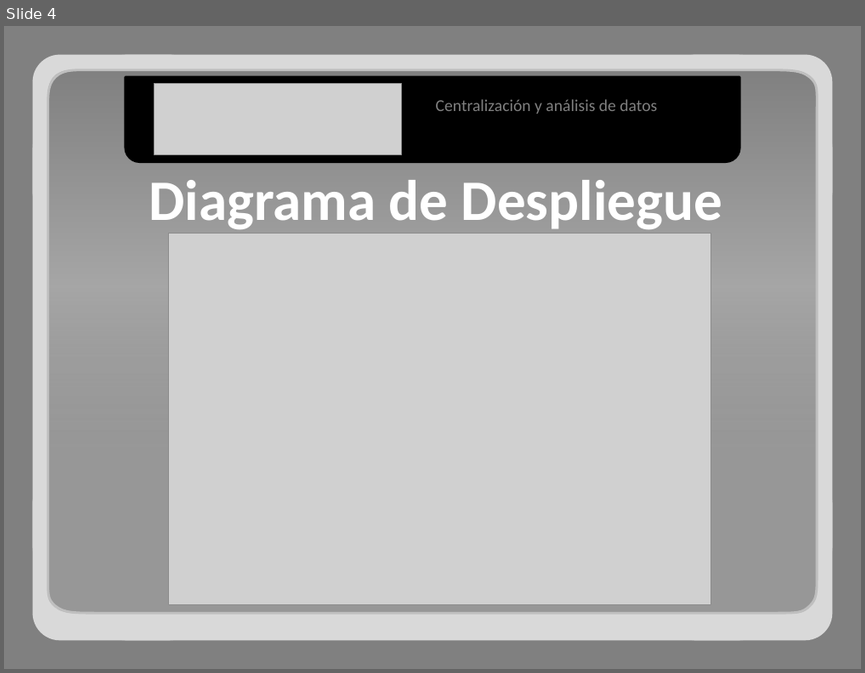
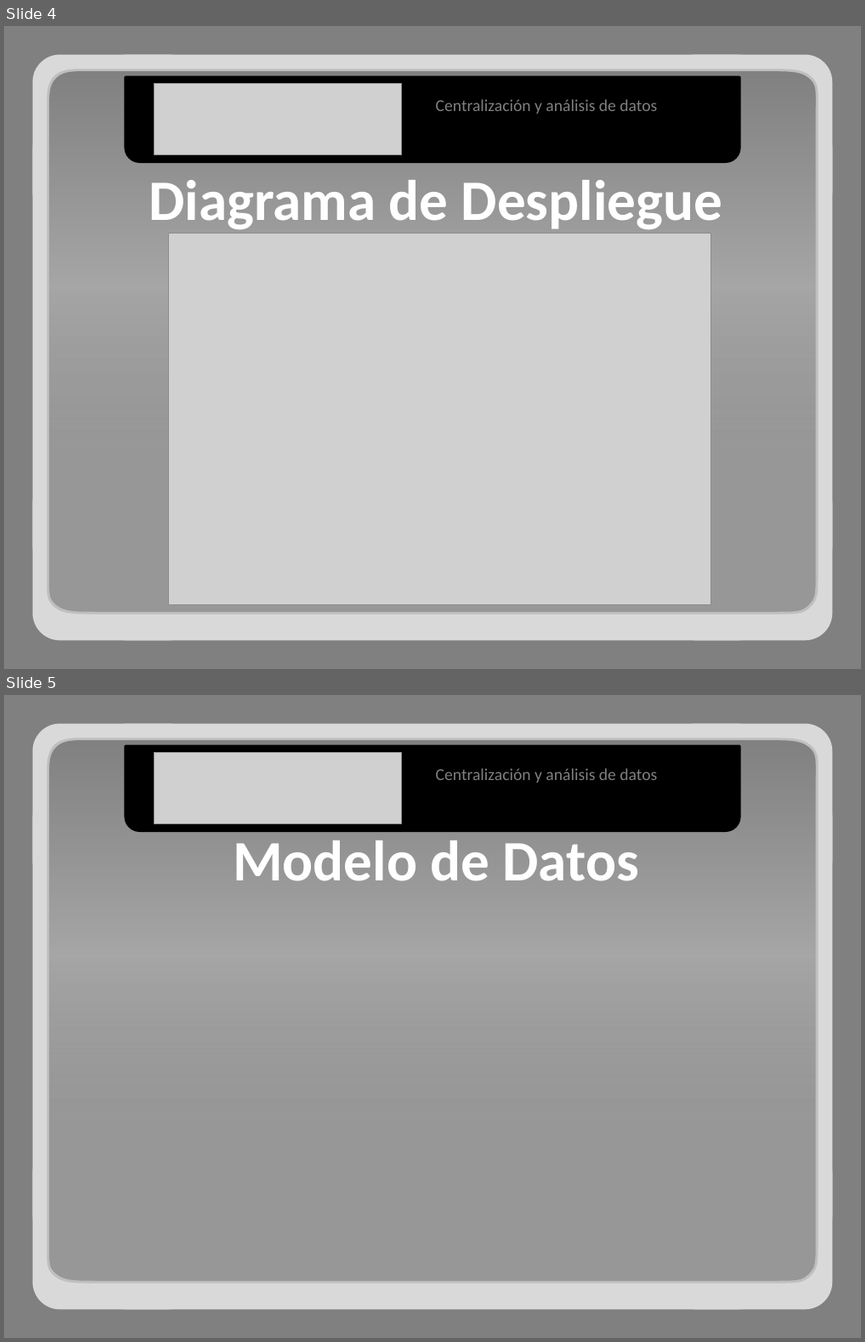
Before and after one commit to adrianachelotti/tallerdesarrollo1ero2011, a slide deck: Presentacion/Tecnica/Presentacion Tecnica.pptx. Shown one above the other, each under a label of ours: slide 4 before the commit, slides 4 and 5 after it. The pictures are 865x673 and 865x1342 pixels, drawn with LibreOffice and Linux fonts; fonts in the diff are those of the drawing; grey boxes stand for pictures. Boxes give left, top, right and bottom in pixels: in the first picture for what was removed or moved away, otherwise in the second. Text is boxed around its words. In the diff, an @@ line names an element or a change of style, - is before the commit and + after.

```diff
--- a/Presentacion/Tecnica/Presentacion Tecnica.pptx
+++ b/Presentacion/Tecnica/Presentacion Tecnica.pptx
@@ slide 5 added at (4,695,861,1338), background #808080 @@
@@ freeform shape added at (46,737,818,1281), fill gradient #808080 to #A6A6A6, outline #BFBFBF 2 pt @@
@@ round same rect added at (126,746,740,831), fill #000000, outline #000000 2 pt @@
@@ picture added at (154,753,402,823) @@
@@ text added at (436,768,657,783), 14 pt, text #808080 @@
+Centralización y análisis de datos
@@ text added at (233,840,638,881), 48 pt, text #FFFFFF, bold @@
+Modelo de Datos
@@ group added at (32,723,833,1310): 5 rounded rectangles @@
```
Also in this commit, not shown: 3 other slides added.
